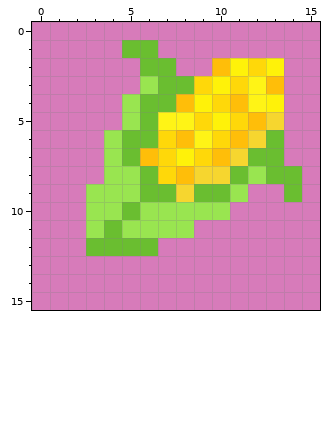
Pixel-art file -- graphics/corn.aseprite. That is the earlier state.
16x16 pixels, 1 frame.
After:
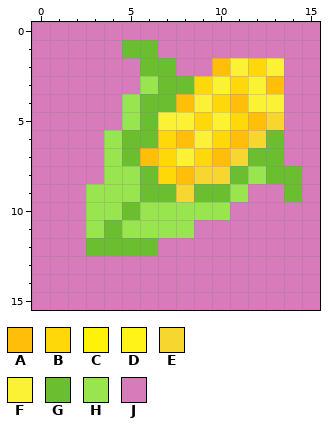
Palette (. is transparent): A #ffbe09  B #ffd809  C #fff209  D #fff416  E #f6d62f  F #fbf236  G #6abe30  H #99e550  J #d77bba
Change:
The edit turns colour C into colour F in row 2 at x 11 and 13; in row 3 at x 10; in row 4 at x 9 and 13; in row 5 at x 10; in row 7 at x 8.
The edit turns colour D into colour F in rows 3 to 4 at x 12; in row 5 at x 7 to 8; in row 6 at x 9.
